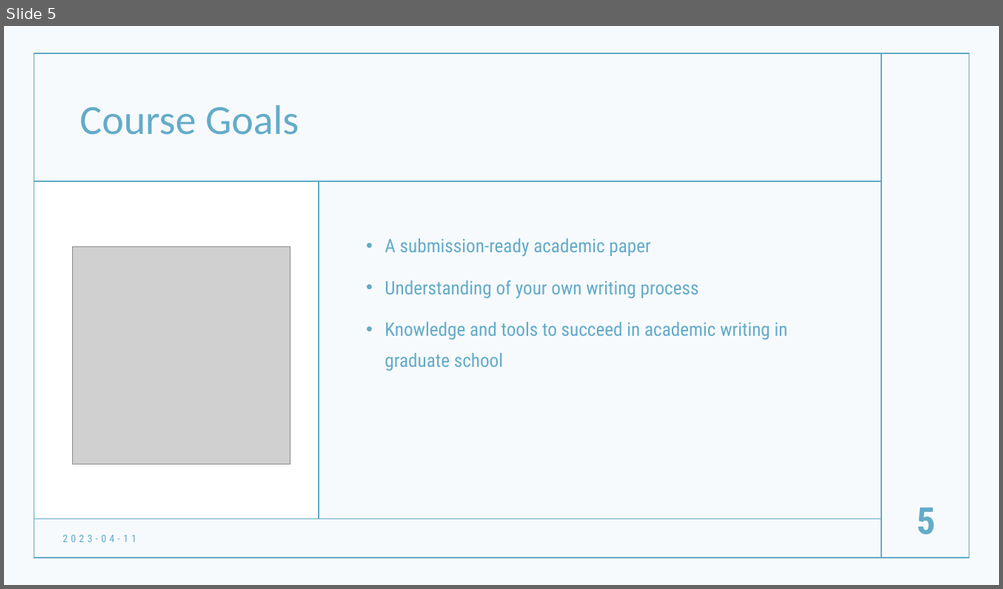
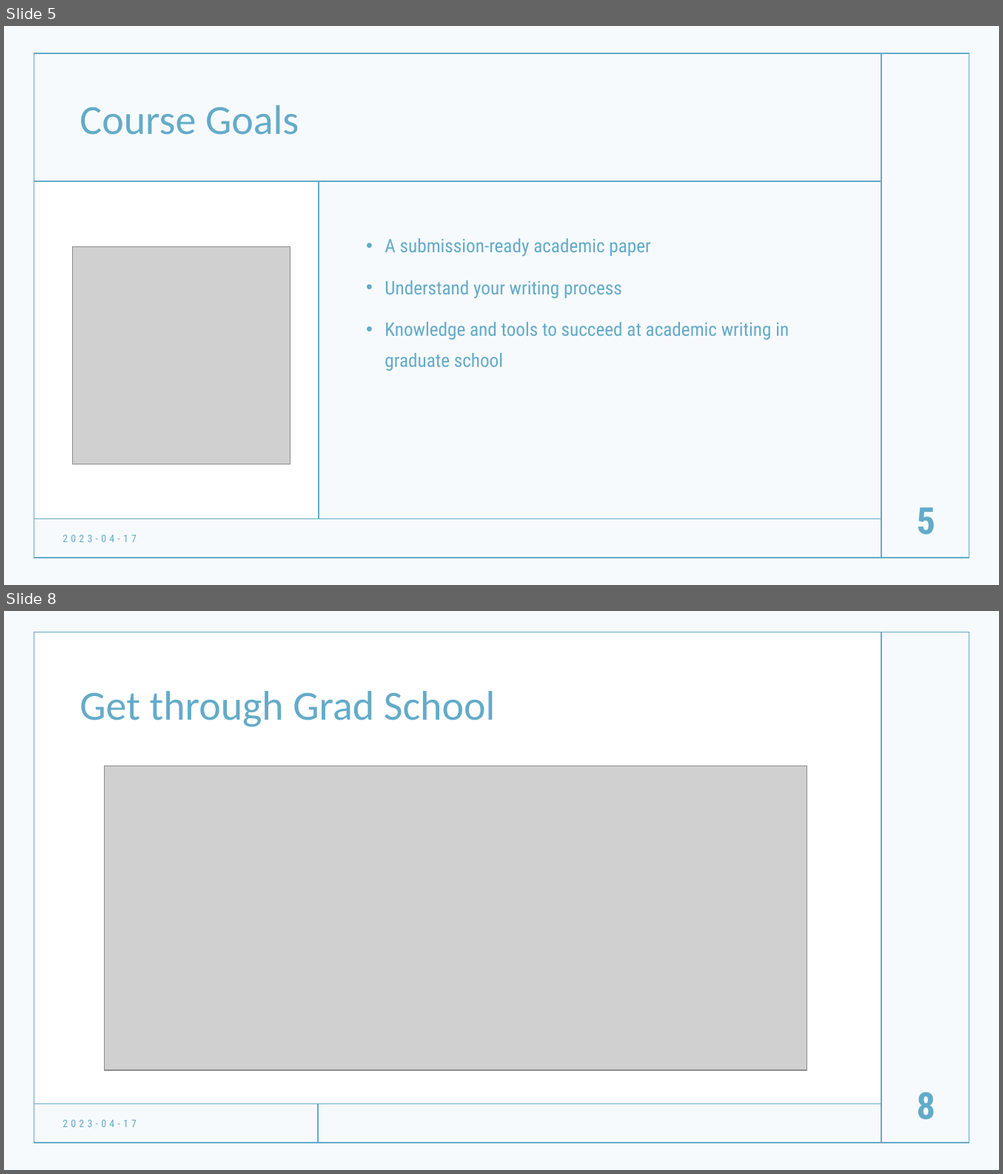
Before and after one commit to hatalbott/mcnair_academic_writing, a slide deck: 00-Intro/L00-Intro.pptx. Shown one above the other, each under a label of ours: slide 5 before the commit, slides 5 and 8 after it; the slides between them are not shown. The pictures are 1003x589 and 1003x1174 pixels, drawn with LibreOffice and Linux fonts; fonts in the diff are those of the drawing; grey boxes stand for pictures. Boxes give left, top, right and bottom in pixels: in the first picture for what was removed or moved away, otherwise in the second. Text is boxed around its words. In the diff, an @@ line names an element or a change of style, - is before the commit and + after.

```diff
--- a/00-Intro/L00-Intro.pptx
+++ b/00-Intro/L00-Intro.pptx
@@ slide 8 added at (4,611,999,1170), background #FFFFFF @@
@@ rectangle added at (4,611,999,1170), fill #FFFFFF @@
@@ rectangle added at (4,611,999,1170), fill #63ABC9 at 5% opacity @@
@@ rectangle added at (34,632,969,1143), outline #63ABC9 1 pt @@
@@ line added from (881, 632) to (881, 1143), #63ABC9 1 pt @@
@@ rectangle added at (36,633,881,1104), fill #FFFFFF @@
@@ title added at (79,691,495,727), 40 pt, text #63ABC9 @@
+Get through Grad School
@@ picture added at (105,766,807,1071) @@
@@ page number added at (916,1092,935,1120), 36 pt, text #63ABC9, bold @@
+8
@@ line added from (34, 1104) to (881, 1104), #63ABC9 1 pt @@
@@ text added at (62,1120,136,1128), 10 pt, text #63ABC9 @@
+2023-04-17
@@ line added from (318, 1104) to (318, 1143), #63ABC9 1 pt @@
@@ slide 5 changed as well @@
@@ text at (384,281,788,371): text changed @@
-• Understanding of your own writing process
-• Knowledge and tools to succeed in academic writing in graduate school
+• Understand your writing process
+• Knowledge and tools to succeed at academic writing in graduate school
@@ text at (62,535,136,543): text changed @@
-2023-04-11
+2023-04-17
```
Also in this commit, not shown: 6 other slides changed, 2 other slides added, 6 other files.
